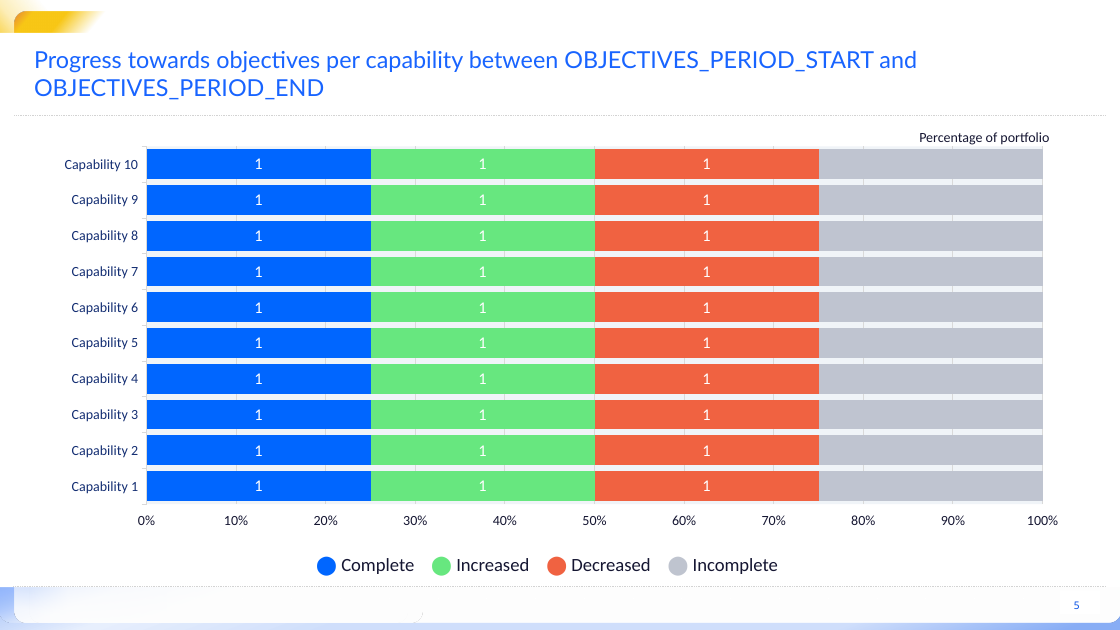
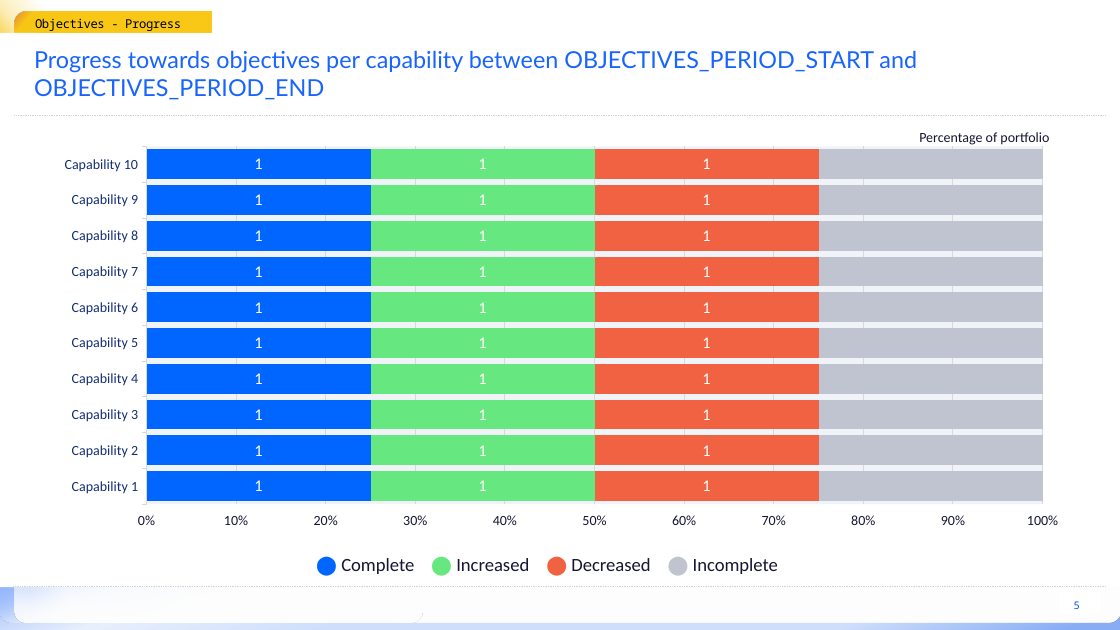
Before and after one commit to mardibiase/sigrid-integrations, a slide deck: slide 5 of report-generator/src/report_generator/presets/templates/portfolio-overview.pptx. Drawn at 1120x630 pixels with LibreOffice and Linux fonts; fonts in the diff are those of the drawing; background and template pictures are left out. Boxes give left, top, right and bottom in pixels: in the first picture for what was removed or moved away, otherwise in the second. Text is boxed around its words. In the diff, an @@ line names an element or a change of style, - is before the commit and + after.

```diff
--- a/report-generator/src/report_generator/presets/templates/portfolio-overview.pptx
+++ b/report-generator/src/report_generator/presets/templates/portfolio-overview.pptx
@@ text added at box(35, 12, 212, 33), fill gradient #F8C716 to #F9C716, 10.5 pt, text #000000 @@
+Objectives - Progress
```
Also in this commit, not shown: 3 other slides changed.
